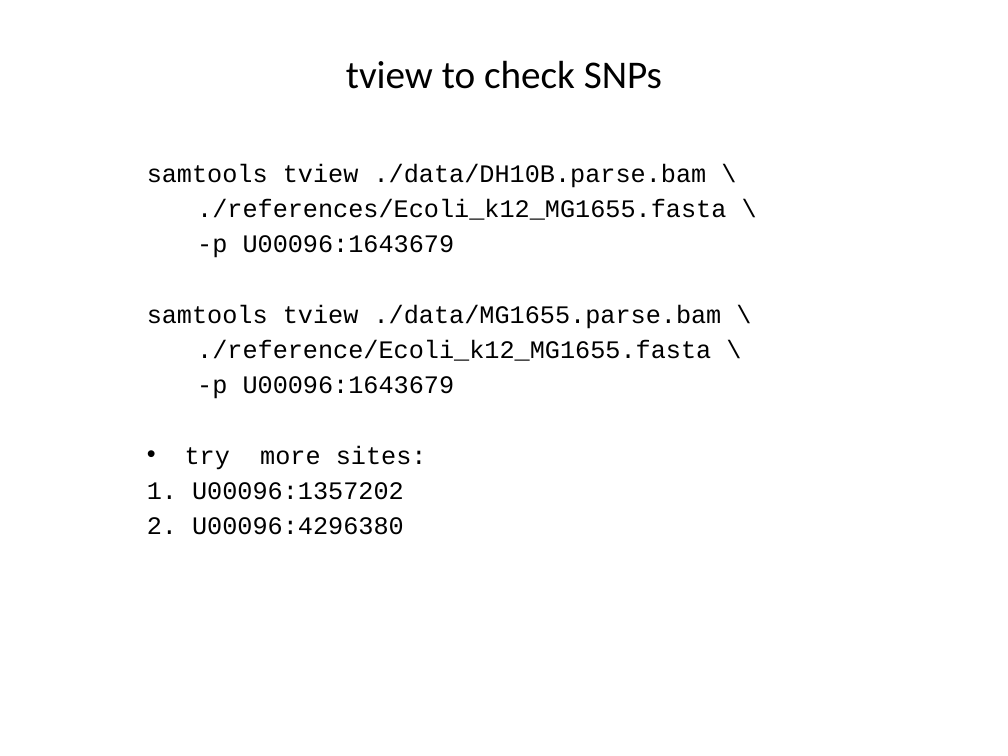
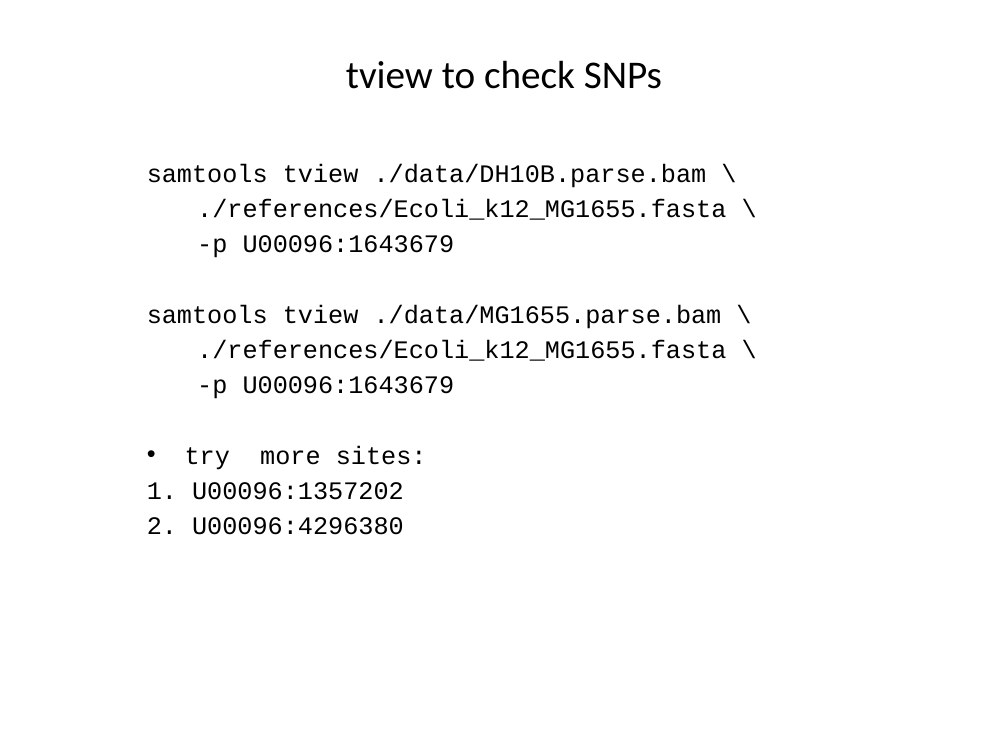
Before and after one commit to ravinpoudel/PLPTH813Bioinformatics, a slide deck: slide 12 of labs/lab08_variants.pptx. Drawn at 1008x756 pixels with LibreOffice and Linux fonts; fonts in the diff are those of the drawing. Boxes give left, top, right and bottom in pixels: in the first picture for what was removed or moved away, otherwise in the second. Text is boxed around its words. In the diff, an @@ line names an element or a change of style, - is before the commit and + after.

```diff
--- a/labs/lab08_variants.pptx
+++ b/labs/lab08_variants.pptx
@@ text at bbox=[197, 340, 726, 361]: text changed @@
-./reference/Ecoli_k12_MG1655.fasta \
+./references/Ecoli_k12_MG1655.fasta \
```
Also in this commit, not shown: 2 other slides changed.
